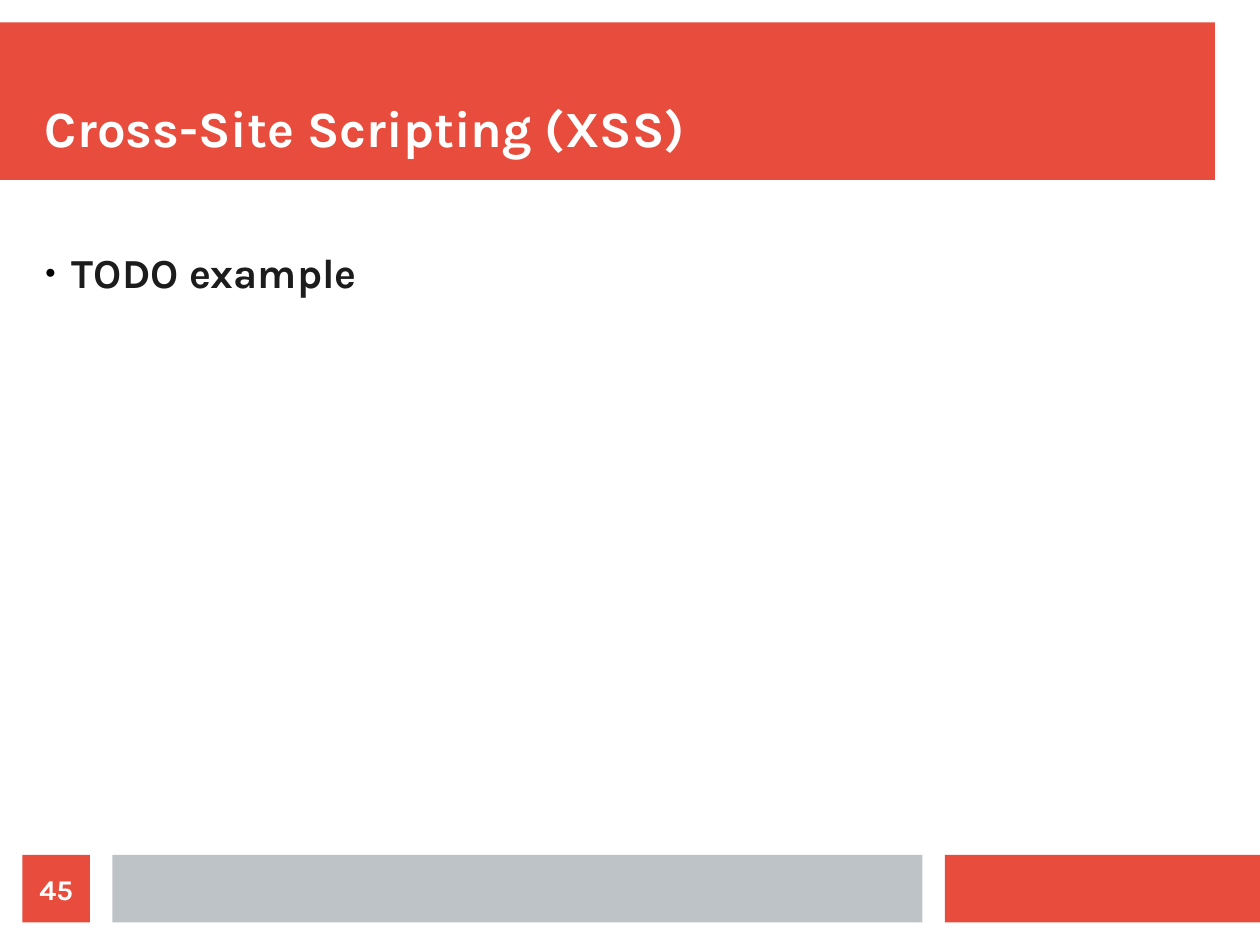
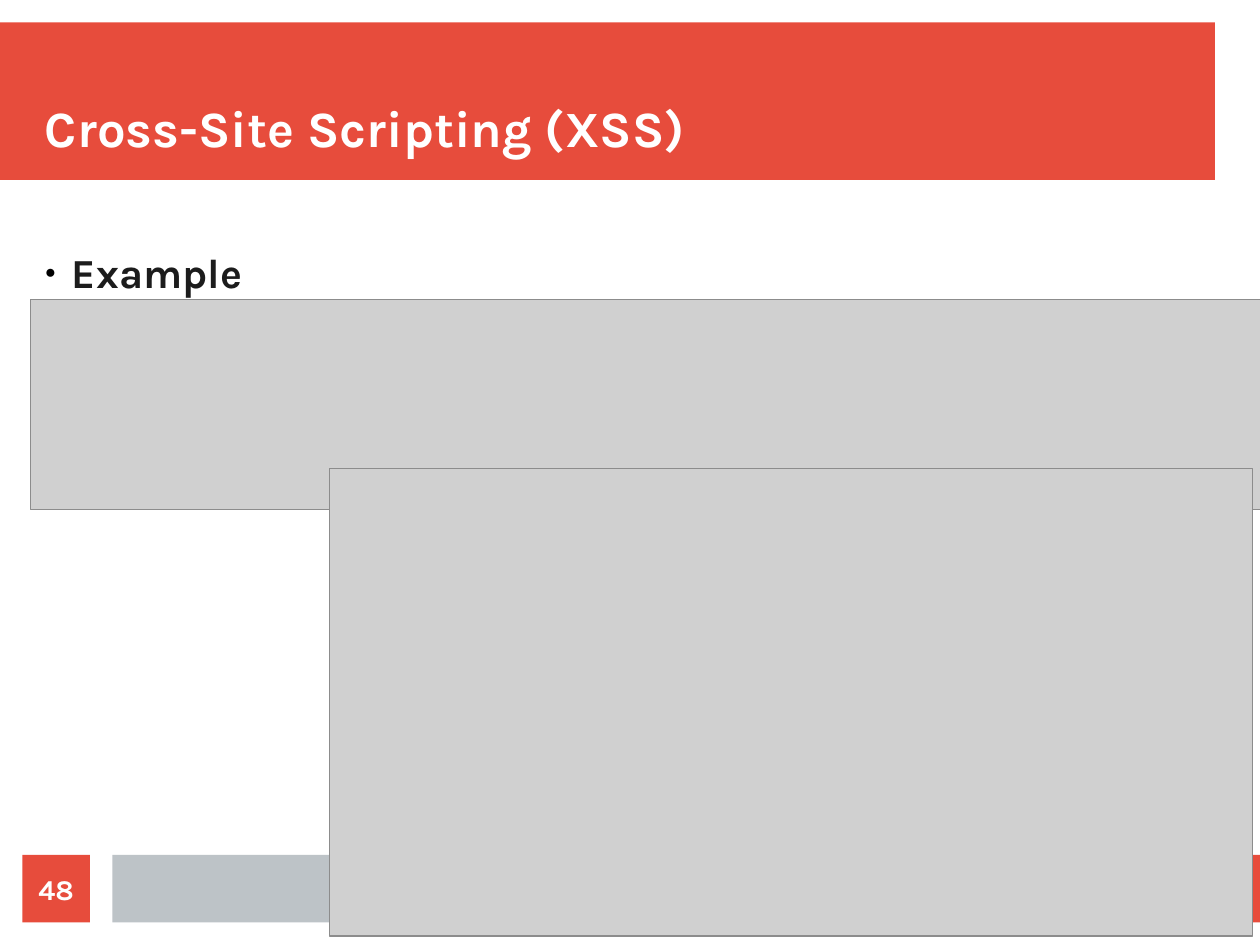
Before and after one commit to maxotta/pia-labs, a slide deck: slide 48 of lectures/security/security.odp (slide 45 before the commit). Drawn at 1260x945 pixels with LibreOffice and Linux fonts; fonts in the diff are those of the drawing; grey boxes stand for pictures. Boxes give left, top, right and bottom in pixels: in the first picture for what was removed or moved away, otherwise in the second. Text is boxed around its words. In the diff, an @@ line names an element or a change of style, - is before the commit and + after.

```diff
--- a/lectures/security/security.odp
+++ b/lectures/security/security.odp
@@ text at bbox=[72, 259, 242, 298]: text changed @@
-● TODO example
+● Example
@@ picture added at bbox=[31, 300, 1260, 510] @@
@@ picture added at bbox=[329, 469, 1252, 936] @@
@@ page number at bbox=[38, 881, 73, 901]: text changed @@
-45
+48
```
Also in this commit, not shown: 14 other slides changed, 3 slides added, 3 slides removed, 8 other files.
